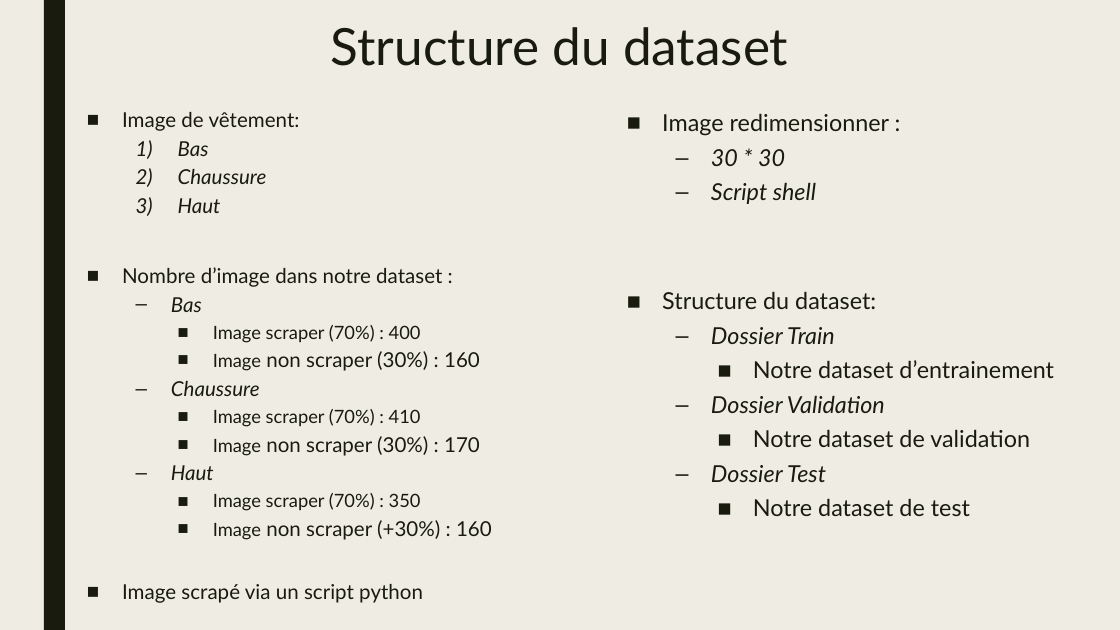
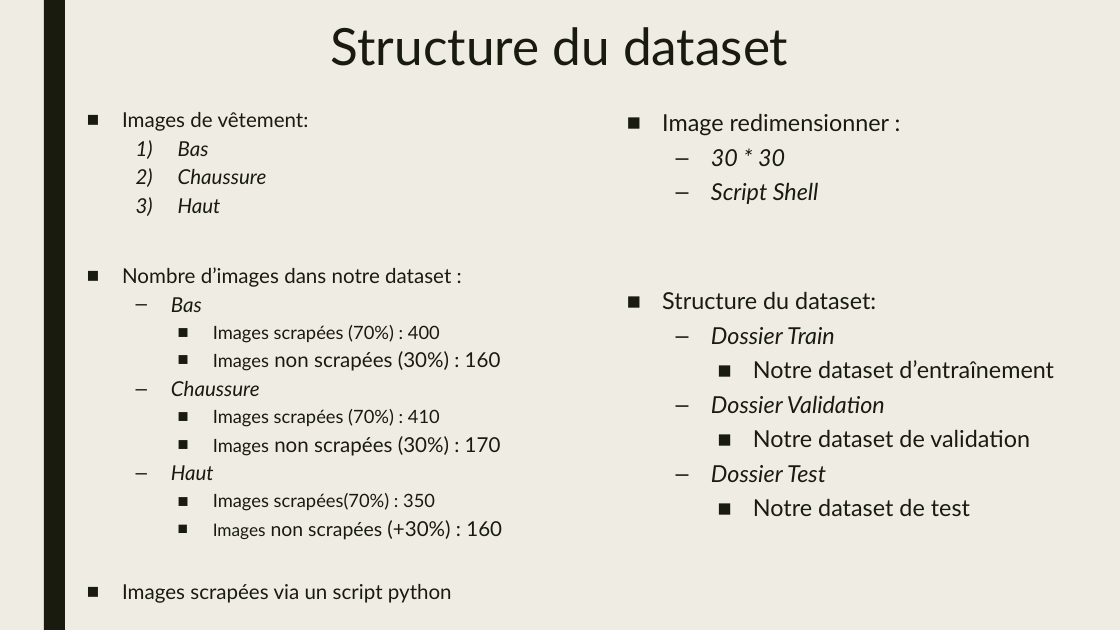
Before and after one commit to natane07/PA-MachineLearning-3ESGI, a slide deck: slide 32 of Project/Docs/Slides/PPT_PA.pptx. Drawn at 1120x630 pixels with LibreOffice and Linux fonts; fonts in the diff are those of the drawing. Boxes give left, top, right and bottom in pixels: in the first picture for what was removed or moved away, otherwise in the second. Text is boxed around its words. In the diff, an @@ line names an element or a change of style, - is before the commit and + after.

```diff
--- a/Project/Docs/Slides/PPT_PA.pptx
+++ b/Project/Docs/Slides/PPT_PA.pptx
@@ text at [122,112,309,131]: text changed @@
-■ Image de vêtement:
+■ Images de vêtement:
@@ text at [711,182,819,204]: text changed @@
-  – Script shell
+  – Script Shell
@@ text at [122,267,451,287]: text changed @@
-■ Nombre d’image dans notre dataset :
+■ Nombre d’images dans notre dataset :
@@ text at [213,325,501,371]: text changed @@
-    ■ Image scraper (70%) : 400
-    ■ Image non scraper (30%) : 160
+    ■ Images scrapées (70%) : 400
+    ■ Images non scrapées (30%) : 160
@@ text at [753,360,1054,378]: text changed @@
-    ■ Notre dataset d’entrainement
+    ■ Notre dataset d’entraînement
@@ text at [213,409,501,456]: text changed @@
-    ■ Image scraper (70%) : 410
-    ■ Image non scraper (30%) : 170
+    ■ Images scrapées (70%) : 410
+    ■ Images non scrapées (30%) : 170
@@ text at [122,493,502,603]: text changed @@
-    ■ Image scraper (70%) : 350
-    ■ Image non scraper (+30%) : 160
-■ Image scrapé via un script python
+    ■ Images scrapées(70%) : 350
+    ■ Images non scrapées (+30%) : 160
+■ Images scrapées via un script python
```
Also in this commit, not shown: 22 other slides changed.
